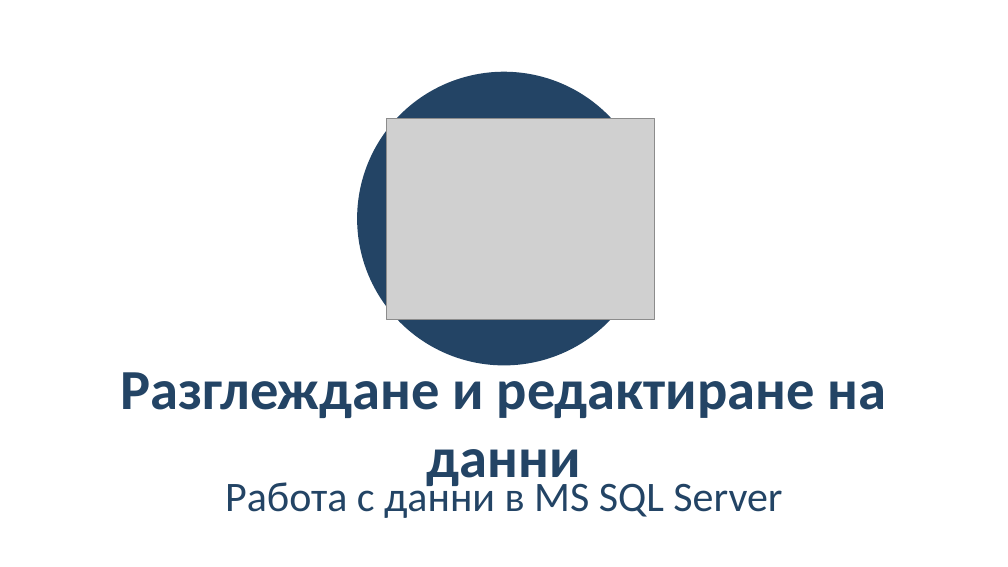
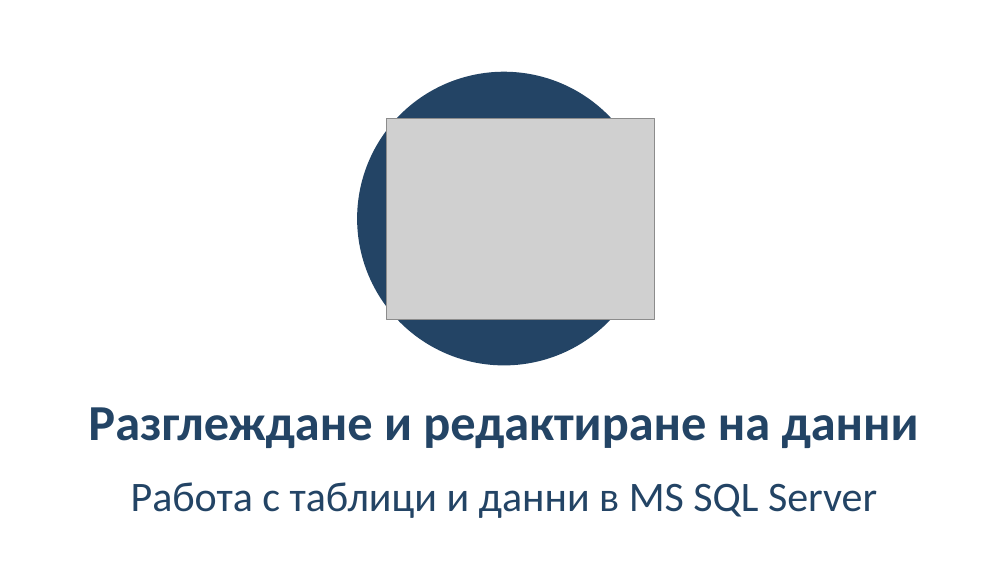
Before and after one commit to BG-IT-Edu/School-Programming, a slide deck: slide 16 of Courses/Software-Sciences/Module-3-Databases-New/03-Intro-to-MS-SQL-Server/03-Intro-to-MS-SQL-Server.pptx. Drawn at 1008x567 pixels with LibreOffice and Linux fonts; fonts in the diff are those of the drawing; grey boxes stand for pictures. Boxes give left, top, right and bottom in pixels: in the first picture for what was removed or moved away, otherwise in the second. Text is boxed around its words. In the diff, an @@ line names an element or a change of style, - is before the commit and + after.

```diff
--- a/Courses/Software-Sciences/Module-3-Databases-New/03-Intro-to-MS-SQL-Server/03-Intro-to-MS-SQL-Server.pptx
+++ b/Courses/Software-Sciences/Module-3-Databases-New/03-Intro-to-MS-SQL-Server/03-Intro-to-MS-SQL-Server.pptx
@@ title "Разглеждане и редактиране на данни": place and size @@
-title "Разглеждане и редактиране на данни" at bbox=[120, 362, 886, 491]
+title "Разглеждане и редактиране на данни" at bbox=[88, 407, 919, 448]
@@ title "Разглеждане и редактиране на данни" at bbox=[88, 407, 919, 448]: size 54 to 48 pt @@
@@ subtitle at bbox=[131, 482, 877, 518]: text changed @@
-Работа с данни в MS SQL Server
+Работа с таблици и данни в MS SQL Server
```
Also in this commit, not shown: 3 other slides changed, 10 other files.
